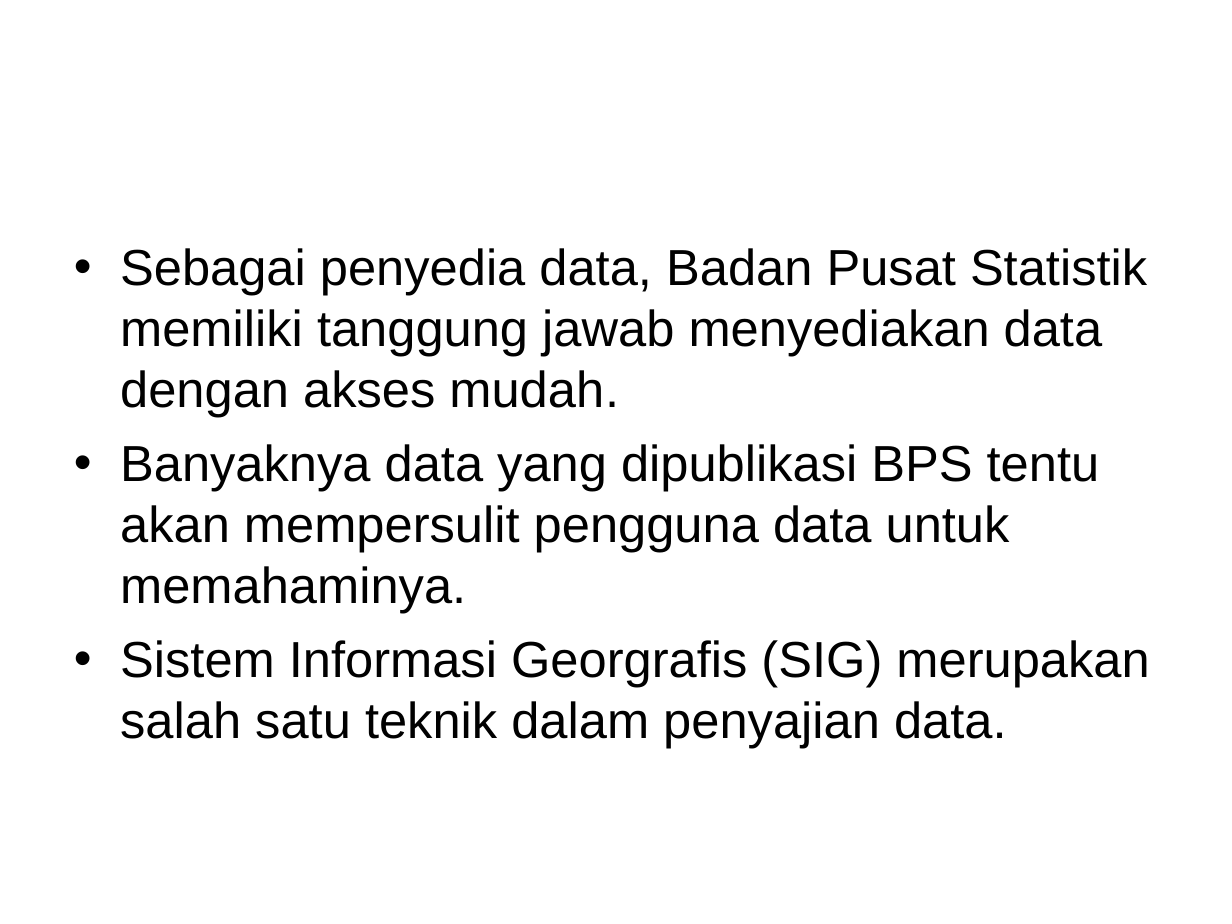
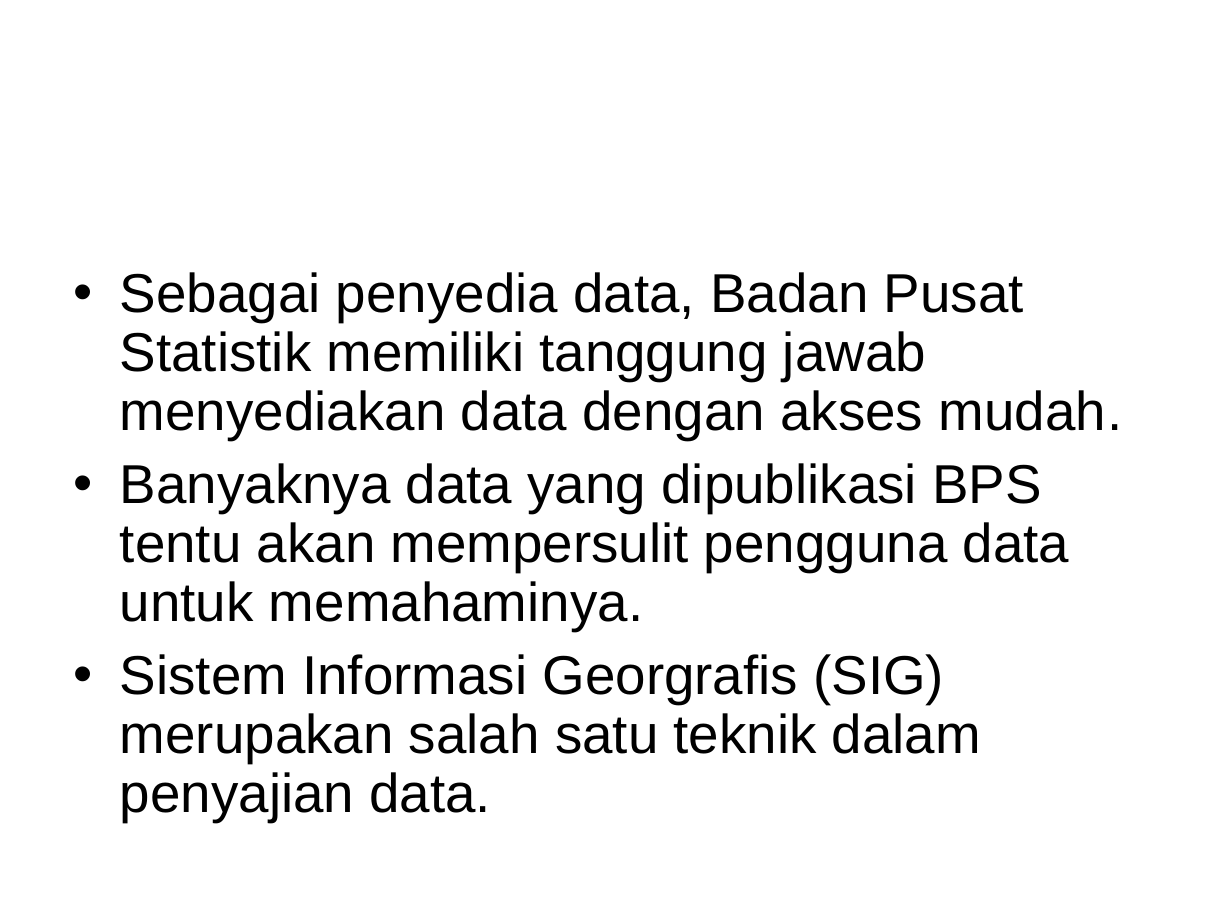
Before and after one commit to haydiru/nothingSpesial, a slide deck: slide 2 of seminar.ppt. Drawn at 1232x924 pixels with LibreOffice and Linux fonts; fonts in the diff are those of the drawing; background and template pictures are left out. Boxes give left, top, right and bottom in pixels: in the first picture for what was removed or moved away, otherwise in the second. Text is boxed around its words. In the diff, an @@ line names an element or a change of style, - is before the commit and + after.

```diff
--- a/seminar.ppt
+++ b/seminar.ppt
@@ text "Sebagai penyedia data, Badan Pusat ...": place and size @@
-text "Sebagai penyedia data, Badan Pusat ..." at box(120, 248, 1149, 749)
+text "Sebagai penyedia data, Badan Pusat ..." at box(120, 272, 1123, 822)
@@ text "Sebagai penyedia data, Badan Pusat ..." at box(120, 272, 1123, 822): size 29.6 to 32 pt; line spacing 1 to 0.9 @@
```
Also in this commit, not shown: 8 other slides changed.
